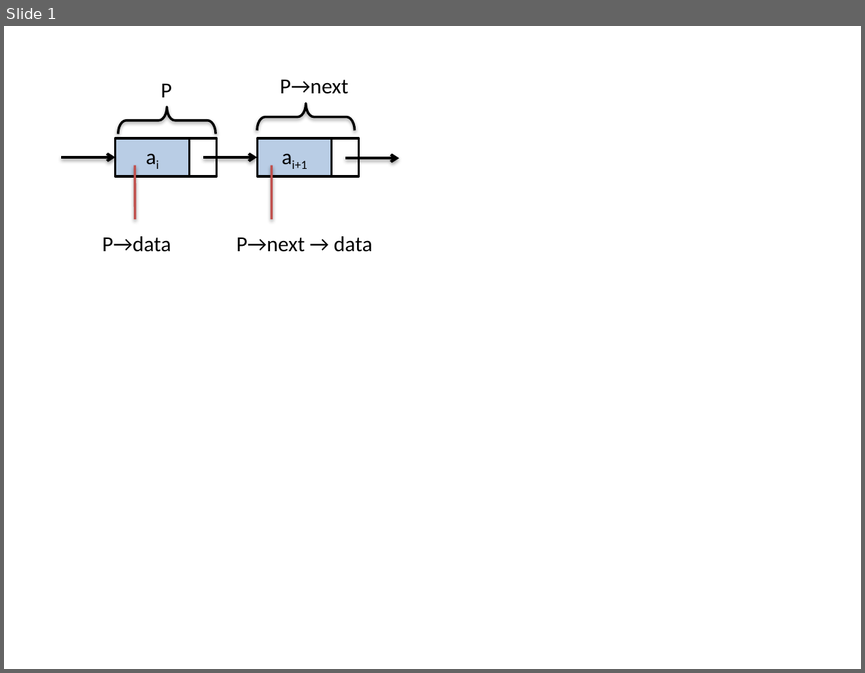
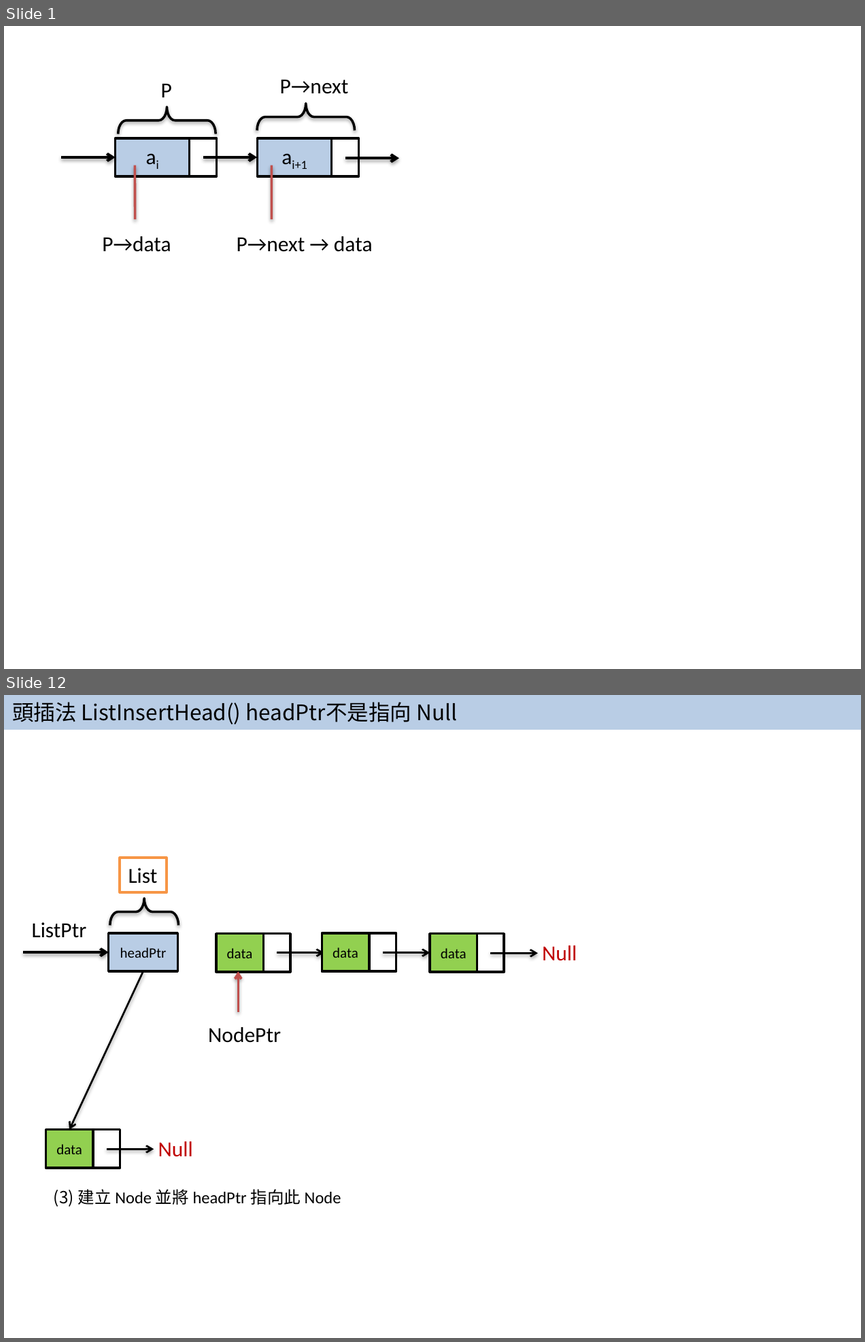
Before and after one commit to JasonChiuCC/DataStructure, a slide deck: LinearList/LinkedList/C/LinkedList.pptx. Shown one above the other, each under a label of ours: slide 1 before the commit, slides 1 and 12 after it; the slides between them are not shown. The pictures are 865x673 and 865x1342 pixels, drawn with LibreOffice and Linux fonts; fonts in the diff are those of the drawing. Boxes give left, top, right and bottom in pixels: in the first picture for what was removed or moved away, otherwise in the second. Text is boxed around its words. In the diff, an @@ line names an element or a change of style, - is before the commit and + after.

```diff
--- a/LinearList/LinkedList/C/LinkedList.pptx
+++ b/LinearList/LinkedList/C/LinkedList.pptx
@@ slide 12 added at [4,695,861,1338], background #FFFFFF @@
@@ rectangle added at [4,695,861,729], fill #B9CDE5, 18 pt, text #000000 @@
+頭插法 ListInsertHead() headPtr不是指向 Null
@@ rectangle added at [120,858,167,892], fill #FFFFFF, outline #F79646 2 pt, 18 pt, text #000000 @@
+List
@@ left brace added at [110,898,178,925], outline #000000 2 pt @@
@@ text added at [32,922,87,938], 18 pt, text #000000 @@
+ListPtr
@@ rectangle added at [109,933,178,972], fill #B9CDE5, outline #000000 2 pt, 12 pt, text #000000 @@
+headPtr
@@ rectangle added at [216,933,264,972], fill #92D050, outline #000000 2 pt, 12 pt, text #000000 @@
+data
@@ rectangle added at [264,933,290,972], fill #FFFFFF, outline #000000 2 pt @@
@@ rectangle added at [322,933,369,972], fill #92D050, outline #000000 2 pt, 12 pt, text #000000 @@
+data
@@ rectangle added at [369,933,396,972], fill #FFFFFF, outline #000000 2 pt @@
@@ rectangle added at [430,933,477,972], fill #92D050, outline #000000 2 pt, 12 pt, text #000000 @@
+data
@@ rectangle added at [477,933,504,972], fill #FFFFFF, outline #000000 2 pt @@
@@ arrow added from (23, 952) to (109, 952), #000000 2.25 pt @@
@@ arrow added from (277, 953) to (324, 953), #000000 1.5 pt @@
@@ arrow added from (383, 953) to (430, 953), #000000 1.5 pt @@
@@ arrow added from (491, 953) to (538, 953), #000000 1.5 pt @@
@@ text added at [542,945,577,961], 18 pt, text #C00000 @@
+Null
@@ arrow added from (143, 971) to (69, 1130), #000000 1.5 pt @@
@@ arrow added from (238, 1012) to (238, 971), #C0504D 2 pt @@
@@ text added at [208,1027,281,1042], 18 pt, text #000000 @@
+NodePtr
@@ rectangle added at [46,1130,93,1168], fill #92D050, outline #000000 2 pt, 12 pt, text #000000 @@
+data
@@ rectangle added at [93,1130,120,1168], fill #FFFFFF, outline #000000 2 pt @@
@@ text added at [158,1141,193,1157], 18 pt, text #C00000 @@
+Null
@@ arrow added from (107, 1149) to (154, 1149), #000000 1.5 pt @@
@@ text added at [54,1189,341,1206], 14 pt, text #000000 @@
+(3) 建立 Node 並將 headPtr 指向此 Node
```
Also in this commit, not shown: 7 slides changed, 7 other slides added, 4 other files.
